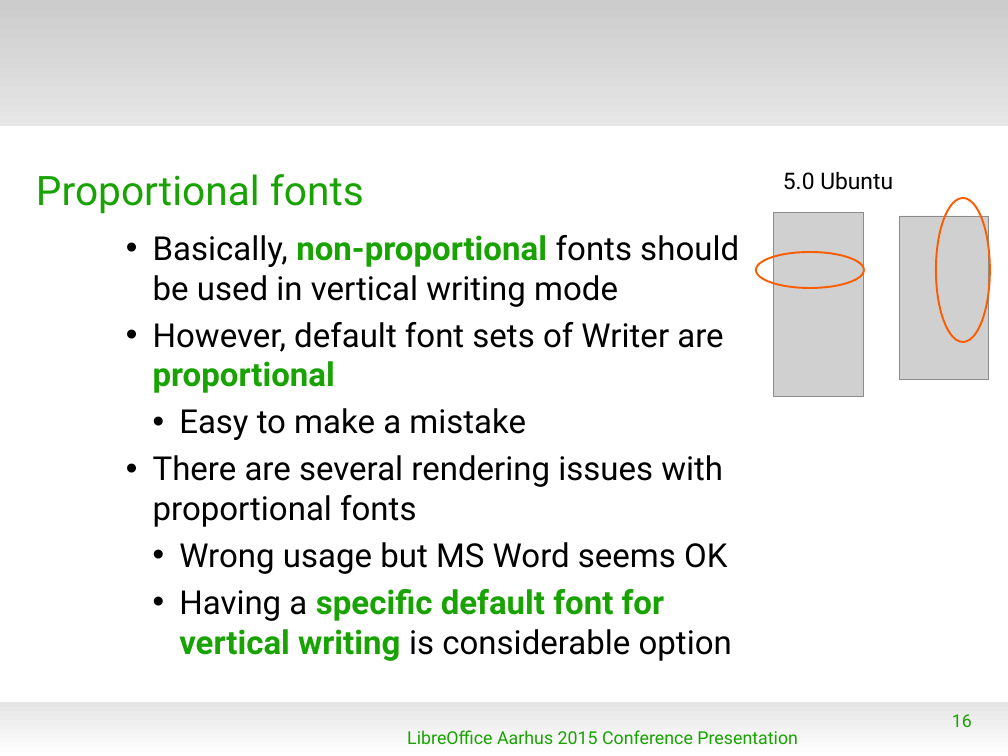
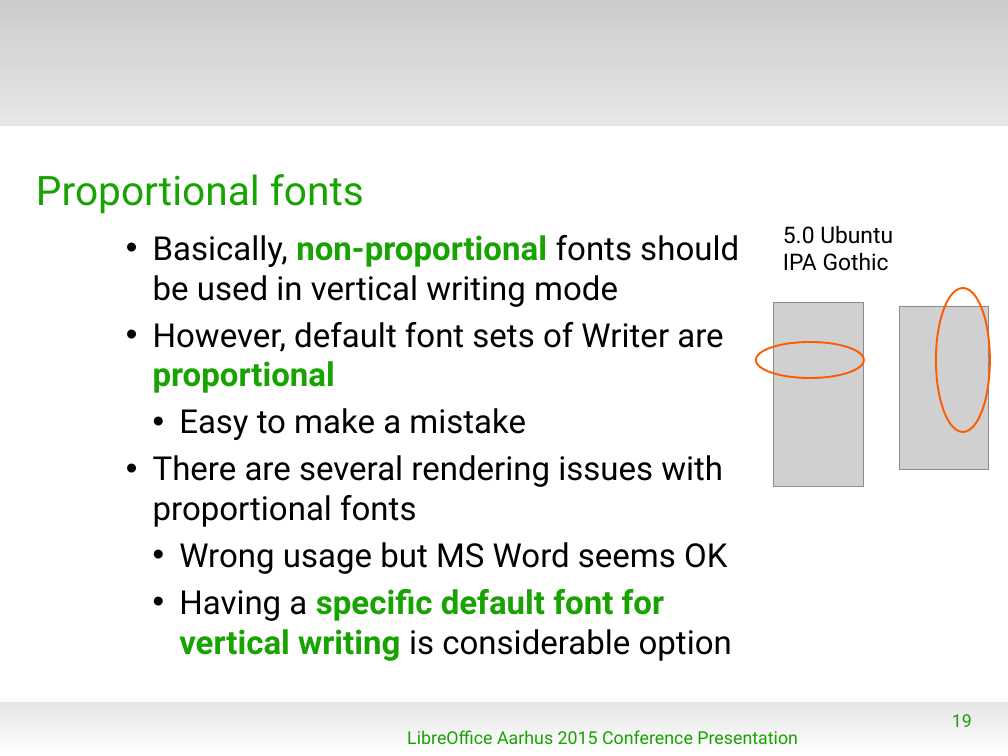
Before and after one commit to naruoga/KantoLibreOffice, a slide deck: slide 19 of others/LibOConf2015_Vertical_Writing_or_Japanese.odp (slide 16 before the commit). Drawn at 1008x756 pixels with LibreOffice and Linux fonts; fonts in the diff are those of the drawing; grey boxes stand for pictures; background and template pictures are left out. Boxes give left, top, right and bottom in pixels: in the first picture for what was removed or moved away, otherwise in the second. Text is boxed around its words. In the diff, an @@ line names an element or a change of style, - is before the commit and + after.

```diff
--- a/others/LibOConf2015_Vertical_Writing_or_Japanese.odp
+++ b/others/LibOConf2015_Vertical_Writing_or_Japanese.odp
@@ text at (x1=783, y1=226, x2=893, y2=271): text changed @@
-5.0 Ubuntu
+5.0 Ubuntu
+IPA Gothic
@@ 2 pictures, 2 ellipses moved together from (x1=756, y1=198, x2=991, y2=396) to (x1=756, y1=288, x2=991, y2=487) @@
@@ page number at (x1=952, y1=714, x2=972, y2=727): text changed @@
-16
+19
```
Also in this commit, not shown: 6 other slides changed, 3 slides added.
